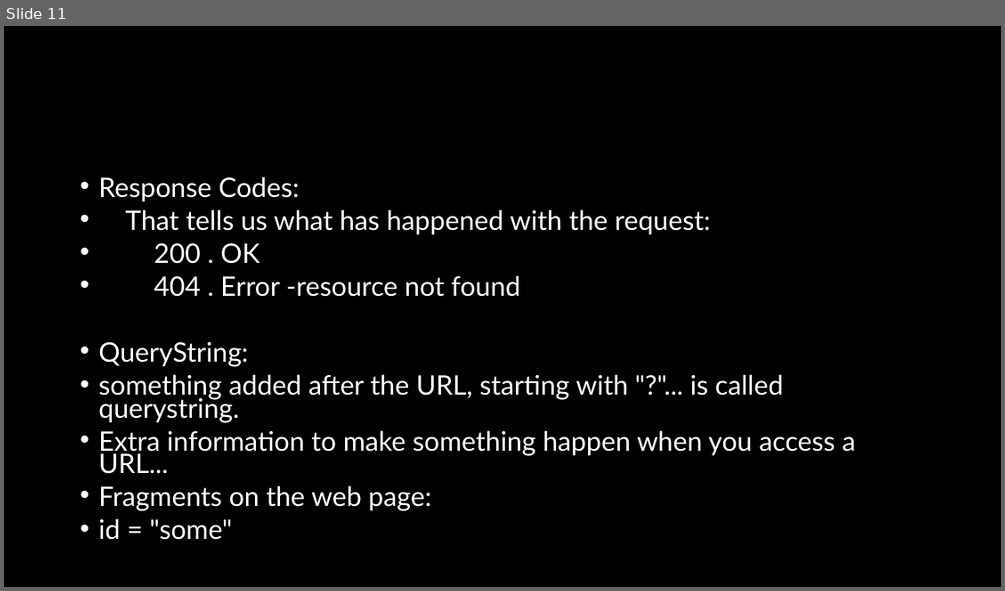
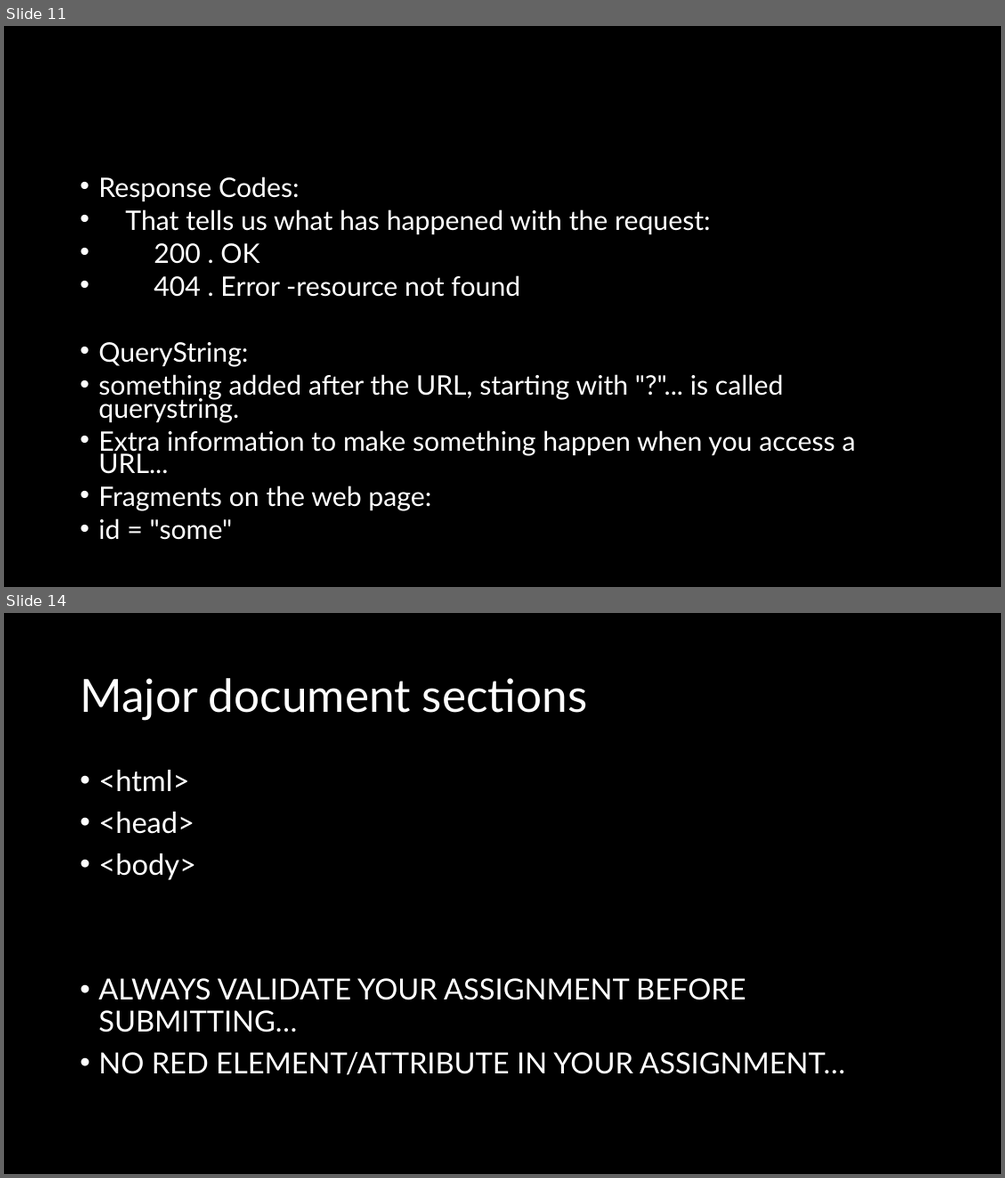
Before and after one commit to natiquekeyin/winter2025, a slide deck: FrontEnd/Week1&2/Week 1&2.pptx. Shown one above the other, each under a label of ours: slide 11 before the commit, slides 11 and 14 after it; the slides between them are not shown. The pictures are 1005x591 and 1005x1178 pixels, drawn with LibreOffice and Linux fonts; fonts in the diff are those of the drawing. Boxes give left, top, right and bottom in pixels: in the first picture for what was removed or moved away, otherwise in the second. Text is boxed around its words. In the diff, an @@ line names an element or a change of style, - is before the commit and + after.

```diff
--- a/FrontEnd/Week1&2/Week 1&2.pptx
+++ b/FrontEnd/Week1&2/Week 1&2.pptx
@@ slide 14 added at (x1=4, y1=613, x2=1001, y2=1174), background #000000 @@
@@ title added at (x1=80, y1=678, x2=587, y2=720), 44 pt, text #FFFFFF @@
+Major document sections
@@ text added at (x1=98, y1=770, x2=845, y2=1075), 28 pt, text #FFFFFF @@
+• <html>
+• <head>
+• <body>
+• ALWAYS VALIDATE YOUR ASSIGNMENT BEFORE SUBMITTING…
+• NO RED ELEMENT/ATTRIBUTE IN YOUR ASSIGNMENT…
```
Also in this commit, not shown: 6 other slides added, 10 other files.
